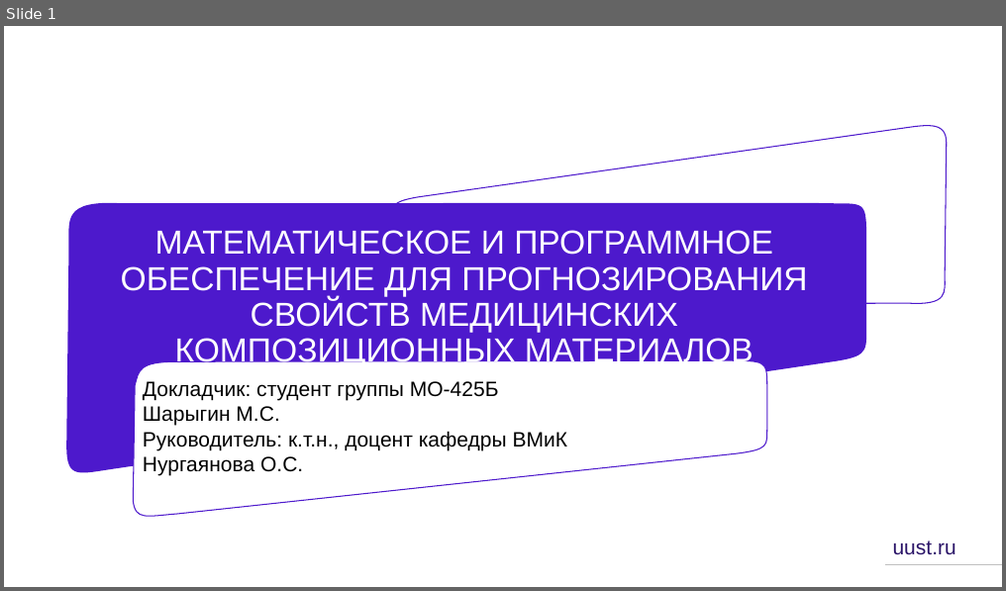
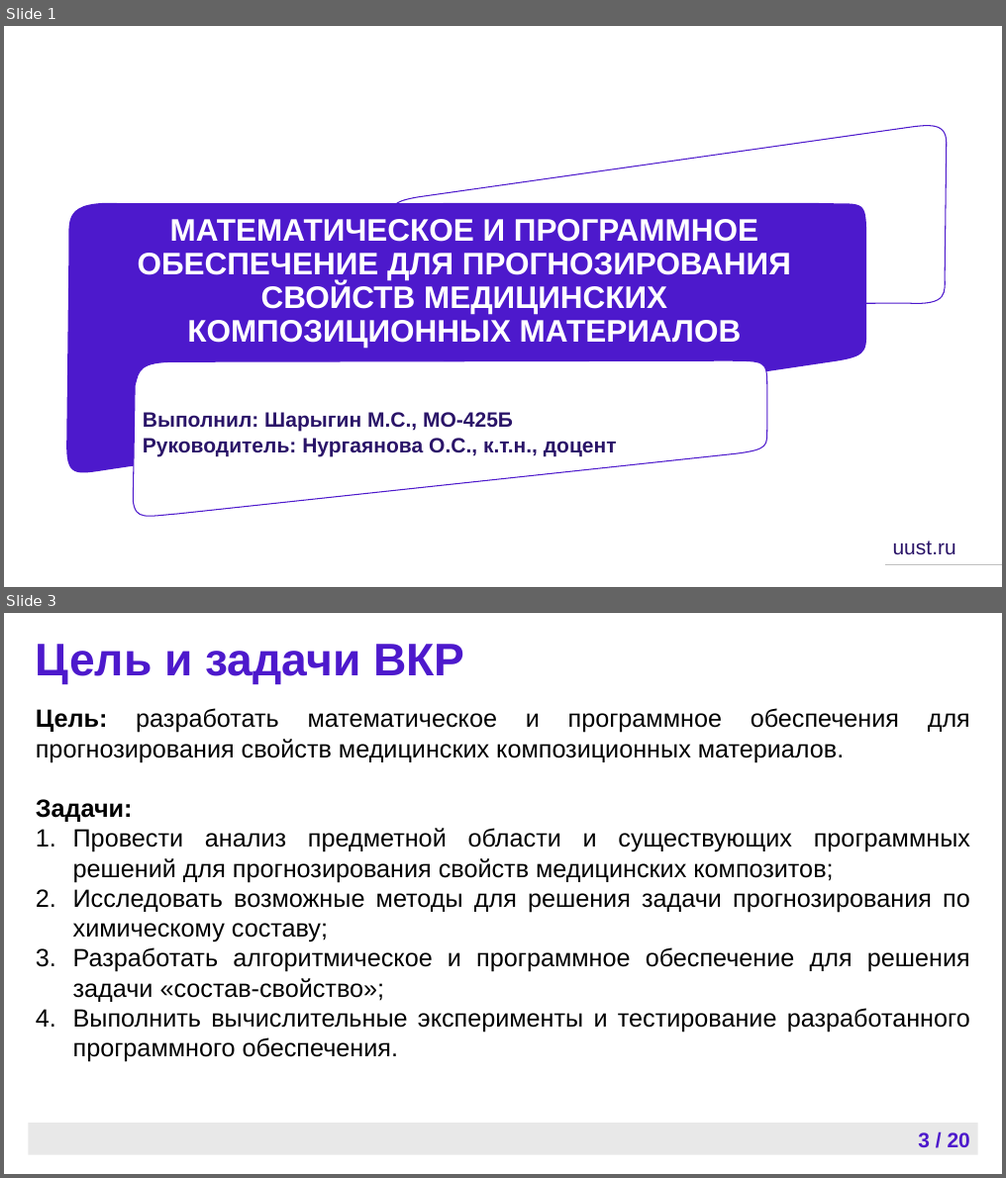
Before and after one commit to Cyber-Limon/Final_qualifying_work___Diploma, a slide deck: ВКР, отчет/ВКР, презентация.pptx. Shown one above the other, each under a label of ours: slide 1 before the commit, slides 1 and 3 after it; the slides between them are not shown. The pictures are 1006x591 and 1006x1178 pixels, drawn with LibreOffice and Linux fonts; fonts in the diff are those of the drawing; background and template pictures are left out. Boxes give left, top, right and bottom in pixels: in the first picture for what was removed or moved away, otherwise in the second. Text is boxed around its words. In the diff, an @@ line names an element or a change of style, - is before the commit and + after.

```diff
--- a/ВКР, отчет/ВКР, презентация.pptx
+++ b/ВКР, отчет/ВКР, презентация.pptx
@@ slide 3 added at (4,613,1002,1174), background #FFFFFF @@
@@ text added at (36,644,464,684), 44 pt, text #4D19CC, bold @@
+Цель и задачи ВКР
@@ subtitle added at (36,708,970,1062), 24 pt, text #000000 @@
+Цель: разработать математическое и программное обеспечения для прогнозирования свойств медицинских композиционных материалов.
+Задачи:
+1. Провести анализ предметной области и существующих программных решений для прогнозирования свойств медицинских композитов;
+2. Исследовать возможные методы для решения задачи прогнозирования по химическому составу;
+3. Разработать алгоритмическое и программное обеспечение для решения задачи «состав-свойство»;
+4. Выполнить вычислительные эксперименты и тестирование разработанного программного обеспечения.
@@ rectangle added at (28,1123,978,1155), fill #E8E8E8 @@
@@ page number added at (918,1133,970,1149), 20 pt, text #4D19CC, bold @@
+3 / 20
@@ slide 1 changed as well @@
@@ title "МАТЕМАТИЧЕСКОЕ И ПРОГРАММНОЕ ОБЕСПЕЧЕНИЕ ДЛЯ ..." at (138,219,791,348): size 32 to 30 pt, bold on; vertical alignment top to middle @@
@@ subtitle "Выполнил: Шарыгин М.С., МО-425Б" at (143,412,617,457): vertical alignment top to middle @@
@@ subtitle at (143,412,617,457): text changed; text colour #000000 to #2A1468; bold on @@
-Докладчик: студент группы МО-425Б
-Шарыгин М.С.
-Руководитель: к.т.н., доцент кафедры ВМиК
-Нургаянова О.С.
+Выполнил: Шарыгин М.С., МО-425Б
+Руководитель: Нургаянова О.С., к.т.н., доцент
```
Also in this commit, not shown: 5 other slides changed, 14 other slides added, 25 slides removed, 1 other file.
